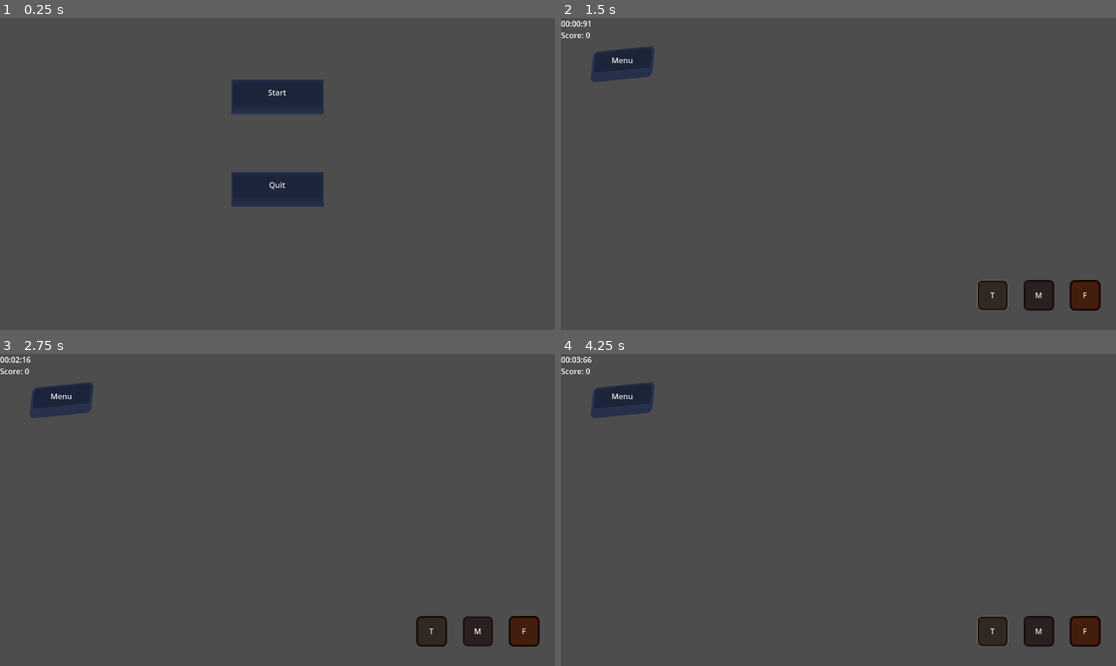
Above: before the commit, frames 1-4 (two rows, left to right).
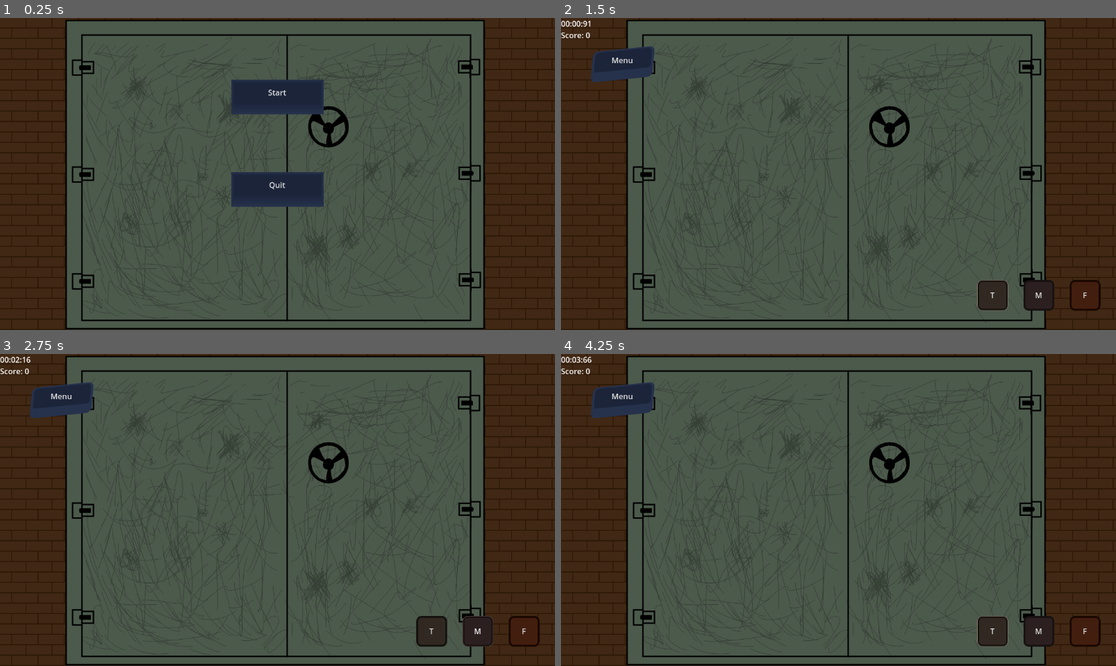
Above: after the commit, the same moments.

Repository: Jincoh/GameJam17
Game: Godot game, scene res://scenes/MainMenu.tscn
The game is run twice, just before and just after one commit, with the same random seed, the same clock (stepped at 60 frames per second) and the same inputs.
Inputs:
- Up to frame 1 (0.25 s): no input
- Up to frame 2 (1.5 s): click "Start" at 0.5 s; click "T" at 1.25 s
- Up to frame 3 (2.75 s): click "M" at 2 s
- Up to frame 4 (4.25 s): click "F" at 2.75 s; click "T" at 3.5 s

The runs differ from the first frame. In frame 1, 29% of the frame differs, in the area x 0-100%, y 0-100%; in frame 2, 28%; in frame 3, 28%; in frame 4, 28%.

Commit message:
added sprites
door sprite, door blown sprite, door blown sprite with a dude in.

Diff:
--- a/src/scenes/MainGameScene.tscn
+++ b/src/scenes/MainGameScene.tscn
@@ -1,9 +1,10 @@
-[gd_scene load_steps=27 format=3 uid="uid://cbxcll3o3r2bw"]
+[gd_scene load_steps=28 format=3 uid="uid://cbxcll3o3r2bw"]
 
 [ext_resource type="StyleBox" uid="uid://cta87mddaw1lb" path="res://styles/ButtonPressed3.tres" id="1_cpixv"]
 [ext_resource type="Script" uid="uid://dw6nf4866w361" path="res://scripts/main_game_scene.gd" id="1_dj5d6"]
 [ext_resource type="PackedScene" uid="uid://1rbmbd6epijo" path="res://scenes/PauseMenu.tscn" id="2_3h06o"]
 [ext_resource type="StyleBox" uid="uid://dssc6chnwlufx" path="res://styles/Button3.tres" id="2_foylg"]
+[ext_resource type="Texture2D" uid="uid://ccgeide7vwkj" path="res://images/Door.png" id="2_rox5w"]
 [ext_resource type="Script" uid="uid://4af2s7uft6t2" path="res://scenes/game_logic.gd" id="2_yo3tn"]
 [ext_resource type="StyleBox" uid="uid://dxp1cyqhiiijf" path="res://styles/TurretButtonPressed.tres" id="3_cckdu"]
 [ext_resource type="Script" uid="uid://bb12fl26yq35s" path="res://scenes/label.gd" id="3_v3nyh"]
@@ -77,7 +78,7 @@
 corner_radius_bottom_left = 10
 corner_detail = 12
 
-[node name="Control" type="Control"]
+[node name="Control2" type="Control"]
 layout_mode = 3
 anchors_preset = 15
 anchor_right = 1.0
@@ -85,6 +86,11 @@
 grow_horizontal = 2
 grow_vertical = 2
 script = ExtResource("1_dj5d6")
+
+[node name="Sprite2D" type="Sprite2D" parent="."]
+position = Vector2(576, 324)
+scale = Vector2(0.6, 0.6)
+texture = ExtResource("2_rox5w")
 
 [node name="GameLogic" type="Node" parent="."]
 script = ExtResource("2_yo3tn")
--- a/src/scenes/MainMenu.tscn
+++ b/src/scenes/MainMenu.tscn
@@ -1,8 +1,9 @@
-[gd_scene load_steps=4 format=3 uid="uid://frigtm2fedq5"]
+[gd_scene load_steps=5 format=3 uid="uid://frigtm2fedq5"]
 
 [ext_resource type="StyleBox" uid="uid://crfx6u8l5a5uc" path="res://styles/Buttons.tres" id="1_2wh52"]
 [ext_resource type="Script" uid="uid://bsq7grcfhj5vx" path="res://scripts/main_menu.gd" id="1_ow34m"]
 [ext_resource type="StyleBox" uid="uid://bniv55jgr2nrd" path="res://styles/ButtonsPressed2.tres" id="2_2wh52"]
+[ext_resource type="Texture2D" uid="uid://ccgeide7vwkj" path="res://images/Door.png" id="2_ow34m"]
 
 [node name="Control" type="Control"]
 layout_mode = 3
@@ -12,6 +13,11 @@
 grow_horizontal = 2
 grow_vertical = 2
 script = ExtResource("1_ow34m")
+
+[node name="Sprite2D" type="Sprite2D" parent="."]
+position = Vector2(576, 324)
+scale = Vector2(0.6, 0.6)
+texture = ExtResource("2_ow34m")
 
 [node name="Start" type="Button" parent="."]
 layout_mode = 1
--- a/src/scenes/NightEnd.tscn
+++ b/src/scenes/NightEnd.tscn
@@ -10,7 +10,7 @@
 
 [sub_resource type="LabelSettings" id="LabelSettings_4vt10"]
 
-[node name="Control" type="Control"]
+[node name="Control2" type="Control"]
 layout_mode = 3
 anchors_preset = 15
 anchor_right = 1.0
@@ -68,6 +68,7 @@
 horizontal_alignment = 1
 
 [node name="Score" type="Label" parent="."]
+layout_mode = 0
 offset_right = 40.0
 offset_bottom = 23.0
 script = ExtResource("7_w518f")
--- a/src/scenes/PauseMenu.tscn
+++ b/src/scenes/PauseMenu.tscn
@@ -31,7 +31,7 @@
 corner_radius_bottom_right = 10
 corner_radius_bottom_left = 10
 
-[node name="Control" type="Control"]
+[node name="Control2" type="Control"]
 process_mode = 2
 layout_mode = 3
 anchors_preset = 15
Not shown, added: src/audio/Music/title_theme.wav.import
Binary file added: src/images/Door.png
Not shown, added: src/images/Door.png.import
Binary file added: src/images/DoorBlown.png
Not shown, added: src/images/DoorBlown.png.import
Binary file added: src/images/DoorBlownDude.png
Not shown, added: src/images/DoorBlownDude.png.import
